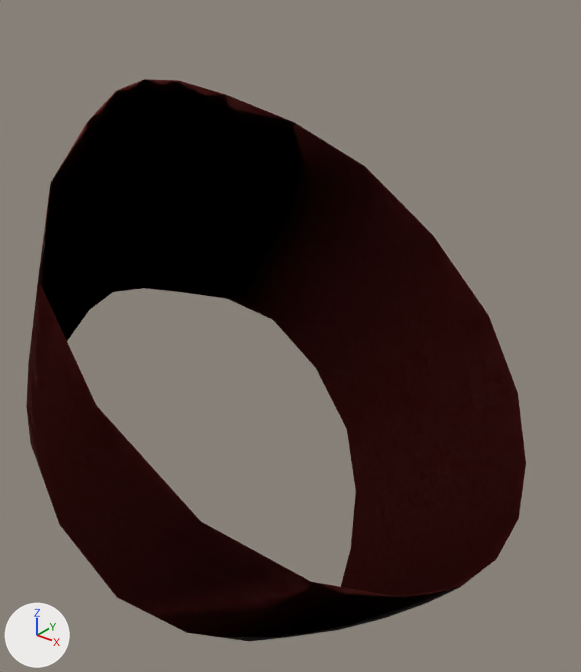
Renders of the FBX model maya/Stomach3.fbx from each side of a commit.
Rendered twice from a 50 mm lens placed at (0.1534, -0.1499, 0.0689), pointed at (0.0537, -0.0253, -0.0083). The axes (+X, +Y, +Z) are drawn at lower left. The lights are the same throughout. Where no turn or scale is listed for an object, it has been applied to the vertices. Vertices at the same position are counted once.
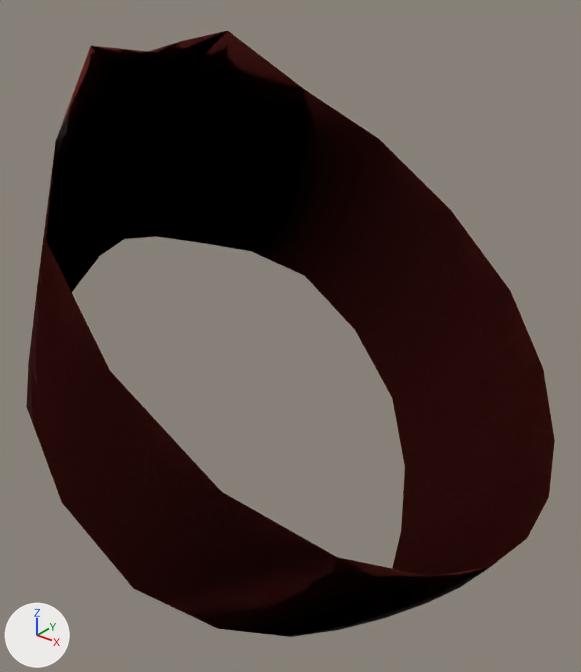
Where the newer file only moved an object's origin or applied its transform, the numbers keep the older frame.

The change in detail:
me_mesh is used by ob_polysurface1973; location (0.0526, -0.0282, -0.0195).
me_mesh had 100 vertices, 80 faces and spanned x -0.0552..0.0552, y -0.054..0.054, z -0.0624..0.0624.
me_mesh now has 100 vertices, 80 faces and spans x -0.0487..0.0605, y -0.054..0.054, z -0.0505..0.0713.
Part 1, on me_mesh:
20 vertices are removed from x -0.0552..0.0131, y -0.0453..0.0453, z -0.0624..0.0078.
20 faces are deleted.
20 vertices are added at x -0.0352..0.0605, y -0.0538..0.0538, z -0.0121..0.0713.
20 new faces join them.
me_mesh part 2: 60 kept faces spanning x -0.0487..0.0552, y -0.054..0.054, z -0.0505..0.0624 get new texture (UV) coordinates.

Pixel boxes (x1, y1, x2, y2) of what changed, in the pictures (581 x 672 px; the box of a moved part takes in the faces that stretch with it):
'polySurface1973', reshaped (8% taller): before (26, 79, 526, 641); after (26, 31, 555, 637)
part 1 of me_mesh, moved or reshaped: before (27, 237, 405, 641); after (38, 31, 555, 597)
part 2 of me_mesh, surface changed: (26, 79, 526, 637) in both
